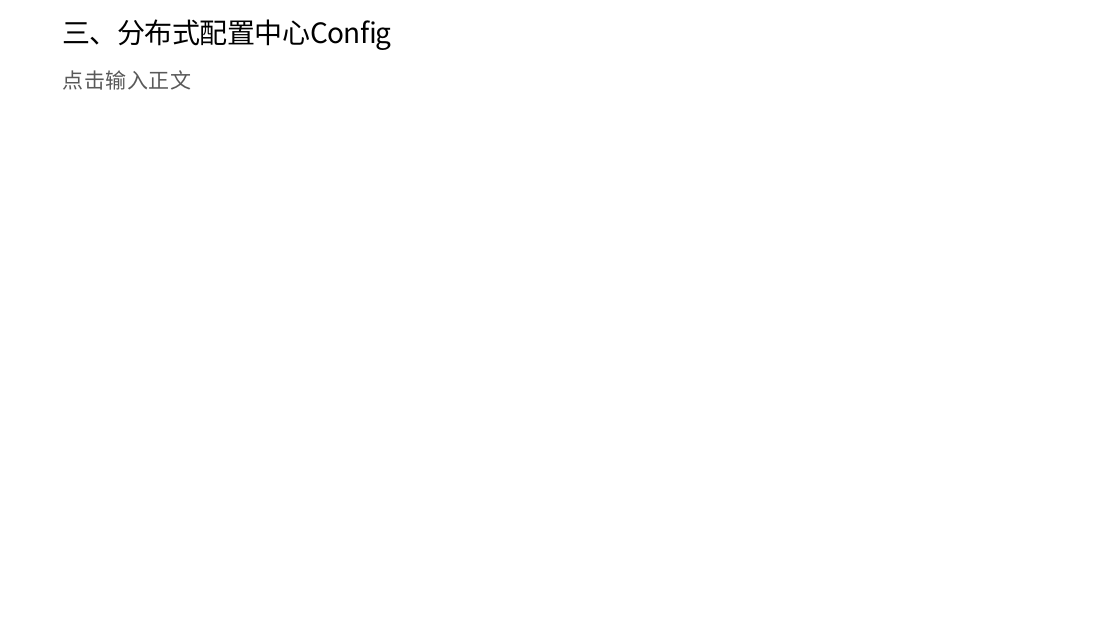
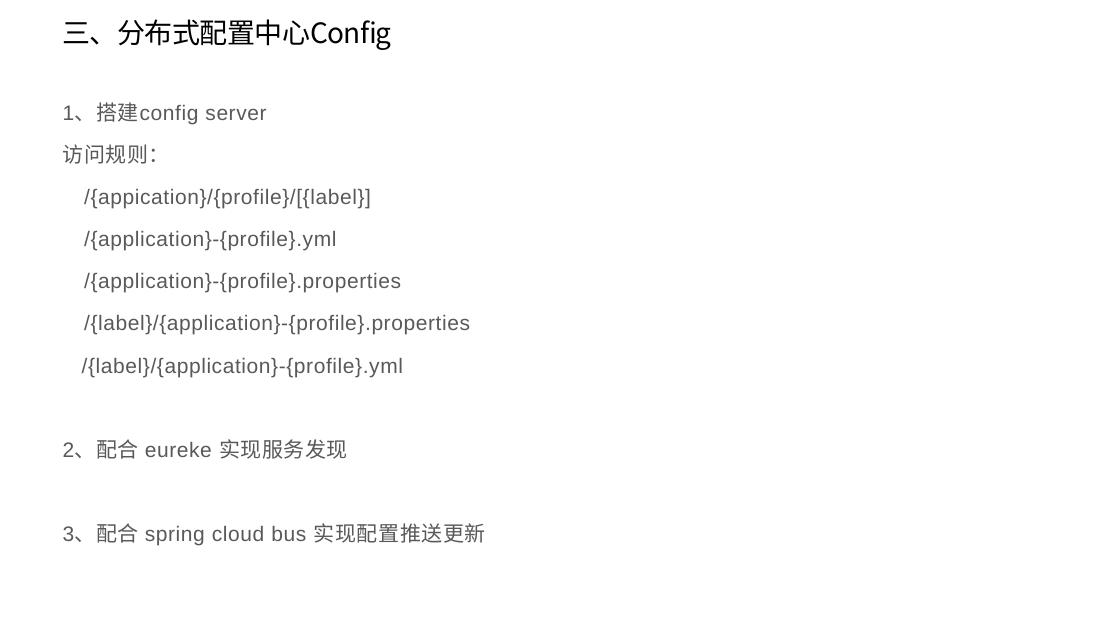
Before and after one commit to dylan7168/springcloud, a slide deck: slide 7 of document/springcloud实践.pptx. Drawn at 1120x630 pixels with LibreOffice and Linux fonts; fonts in the diff are those of the drawing. Boxes give left, top, right and bottom in pixels: in the first picture for what was removed or moved away, otherwise in the second. Text is boxed around its words. In the diff, an @@ line names an element or a change of style, - is before the commit and + after.

```diff
--- a/document/springcloud实践.pptx
+++ b/document/springcloud实践.pptx
@@ text at bbox=[63, 104, 486, 545]: text changed @@
-点击输入正文
+1、搭建config server
+访问规则：
+/{appication}/{profile}/[{label}]
+/{application}-{profile}.yml
+/{application}-{profile}.properties
+/{label}/{application}-{profile}.properties
+/{label}/{application}-{profile}.yml
+2、配合 eureke 实现服务发现
+3、配合 spring cloud bus 实现配置推送更新
```
Also in this commit, not shown: 1 slide added.
